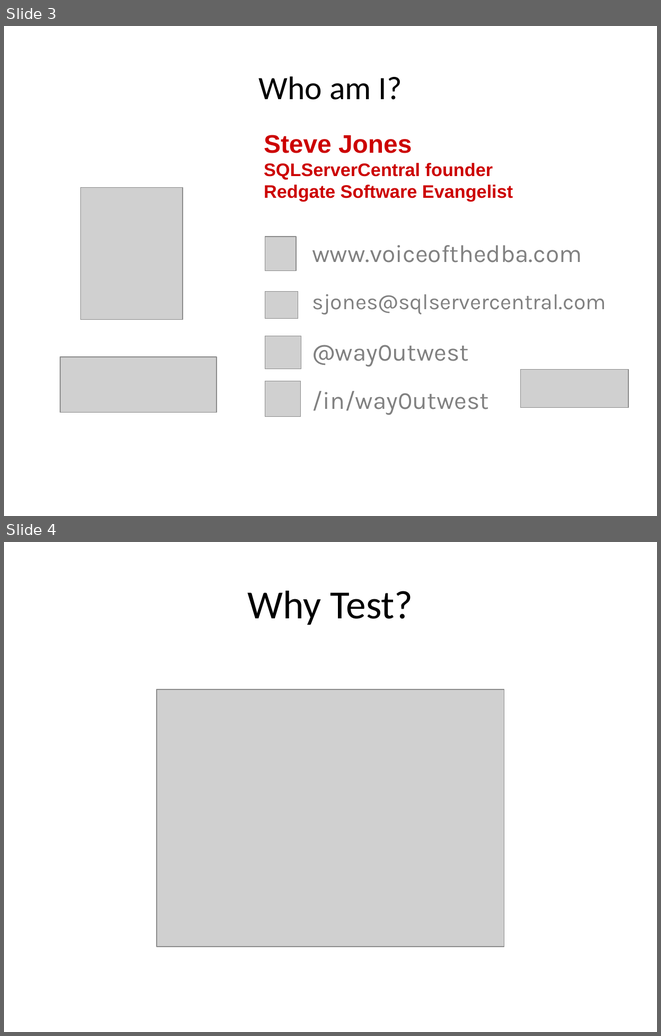
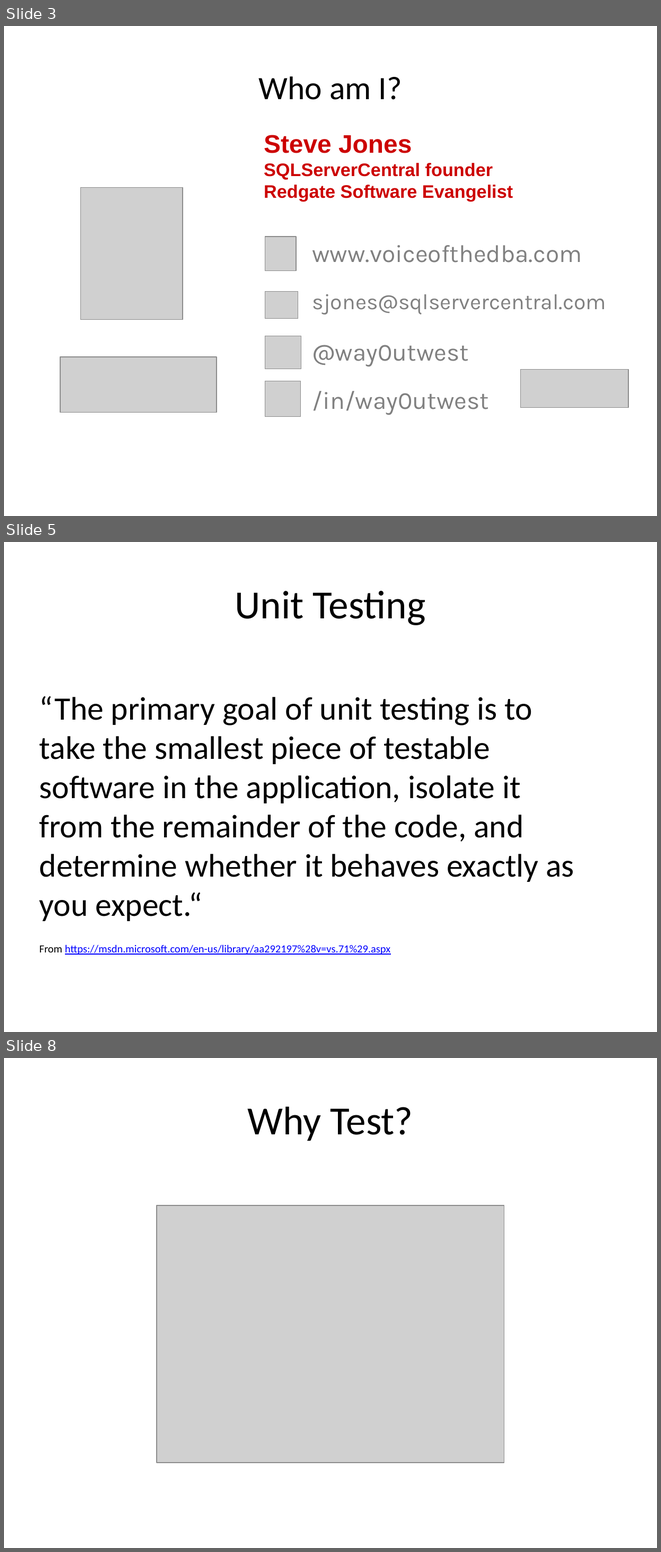
Before and after one commit to way0utwest/UnitTestingTSQL, a slide deck: UnitTestingTSQL.pptx. Shown one above the other, each under a label of ours: slides 3 and 4 before the commit, slides 3, 5 and 8 after it; the slides between them are not shown. The pictures are 661x1036 and 661x1552 pixels, drawn with LibreOffice and Linux fonts; fonts in the diff are those of the drawing; grey boxes stand for pictures. Boxes give left, top, right and bottom in pixels: in the first picture for what was removed or moved away, otherwise in the second. Text is boxed around its words. In the diff, an @@ line names an element or a change of style, - is before the commit and + after.

```diff
--- a/UnitTestingTSQL.pptx
+++ b/UnitTestingTSQL.pptx
@@ slide 5 added at box(4, 542, 657, 1032), background #FFFFFF @@
@@ title added at box(235, 591, 426, 625), 44 pt, text #000000 @@
+Unit Testing
@@ text added at box(40, 696, 574, 954), 36 pt, text #000000 @@
+“The primary goal of unit testing is to take the smallest piece of testable software in the application, isolate it from the remainder of the code, and determine whether it behaves exactly as you expect.“
+From https://msdn.microsoft.com/en-us/library/aa292197%28v=vs.71%29.aspx
@@ what was slide 4 is now slide 8 @@
```
Also in this commit, not shown: 5 slides changed, 5 other slides added, 2 slides removed, 5 other files.
